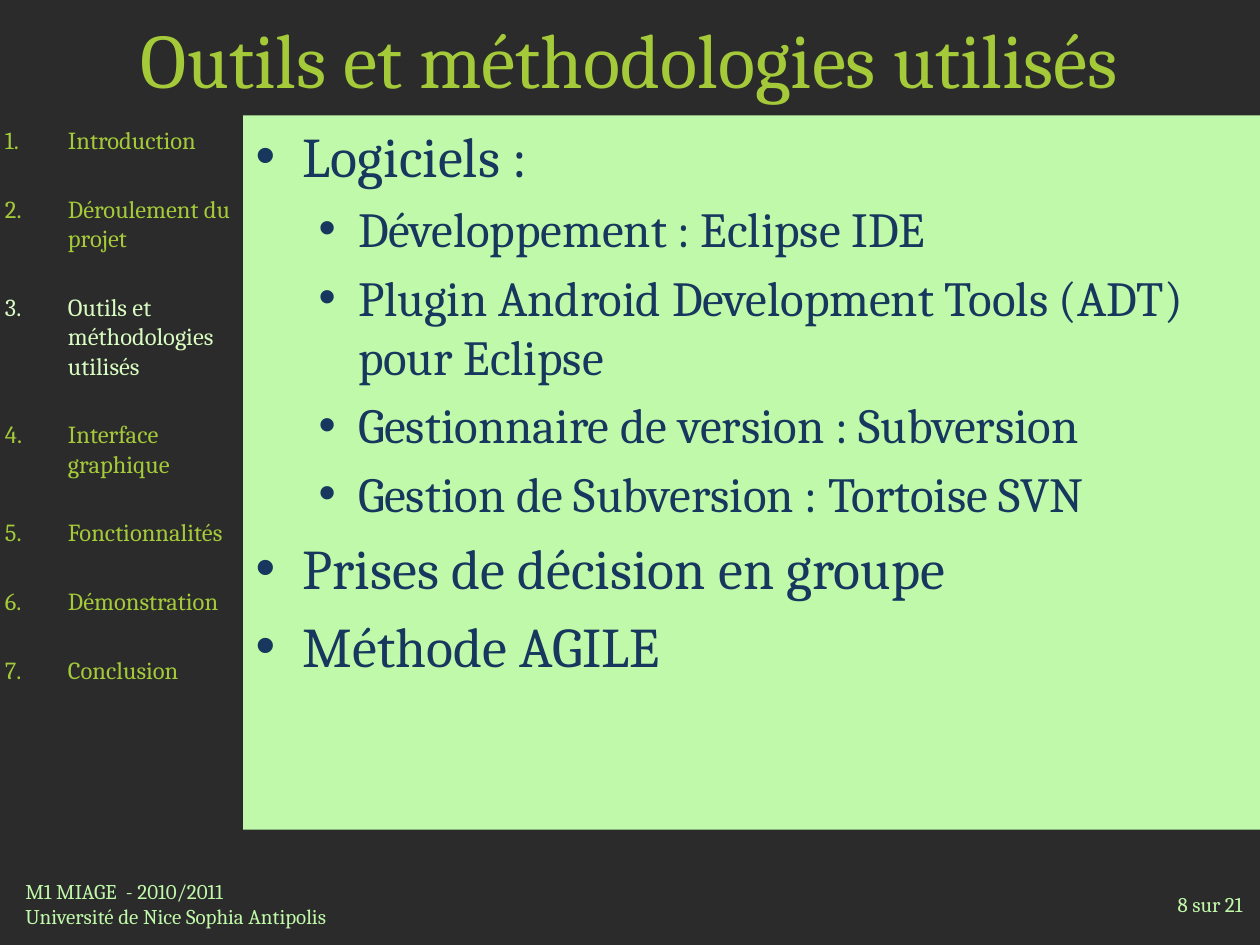
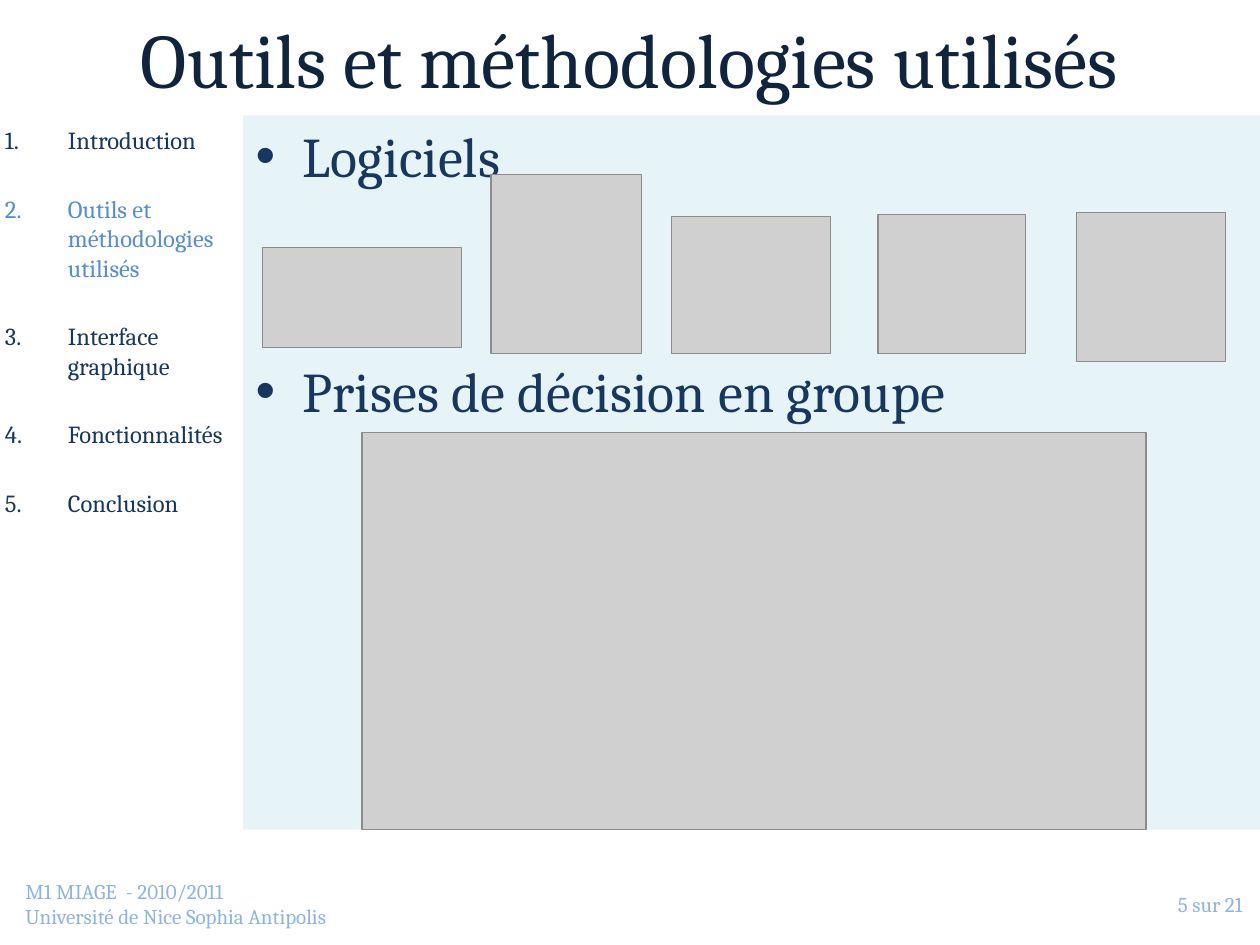
Before and after one commit to jlespagnard/android-advanced-player, a slide deck: slide 5 of AAP/docs/Presentation.pptx (slide 8 before the commit). Drawn at 1260x945 pixels with LibreOffice and Linux fonts; fonts in the diff are those of the drawing; grey boxes stand for pictures; background and template pictures are left out; a plain dark background stands for a picture behind light text. Boxes give left, top, right and bottom in pixels: in the first picture for what was removed or moved away, otherwise in the second. Text is boxed around its words. In the diff, an @@ line names an element or a change of style, - is before the commit and + after.

```diff
--- a/AAP/docs/Presentation.pptx
+++ b/AAP/docs/Presentation.pptx
@@ title "Outils et méthodologies utilisés" at <box>141,34,1118,105</box>: text colour #A4CA39 to #0F243E @@
@@ text "Introduction" at <box>68,132,222,512</box>: text colour #A4CA39 to #17375E in "Introduction", "Interface graphique", "Fonctionnalités", "Conclusion"; text colour #D8FBC1 to #558ED5 in "Outils et méthodologies utilisés" @@
@@ text "Logiciels" at <box>243,116,1260,830</box>: fill #C0F9A9 to #DBEEF4 at 67% opacity @@
@@ text at <box>303,138,500,190</box>: text changed; size 28 to 32 pt @@
-• Logiciels :
-  • Développement : Eclipse IDE
-  • Plugin Android Development Tools (ADT) pour Eclipse
-  • Gestionnaire de version : Subversion
-  • Gestion de Subversion : Tortoise SVN
+• Logiciels
@@ picture added at <box>491,175,641,354</box> @@
@@ text at <box>68,201,230,252</box>: paragraph removed @@
-2. Déroulement du projet
@@ picture added at <box>672,217,830,354</box> @@
@@ picture added at <box>878,214,1026,353</box> @@
@@ picture added at <box>1076,213,1225,362</box> @@
@@ picture added at <box>263,248,461,349</box> @@
@@ picture added at <box>362,433,1145,830</box> @@
@@ text at <box>68,593,218,610</box>: paragraph removed @@
-6. Démonstration
@@ text at <box>303,627,660,668</box>: paragraph removed @@
-• Méthode AGILE
@@ text "M1 MIAGE - 2010/2011" at <box>25,885,326,929</box>: text colour #C0F9A9 to #8EB4E3 @@
@@ page number at <box>1178,898,1242,912</box>: text changed; text colour #C0F9A9 to #8EB4E3 @@
-8 sur 21
+5 sur 21
```
Also in this commit, not shown: 16 other slides changed, 4 slides removed, 23 other files.
